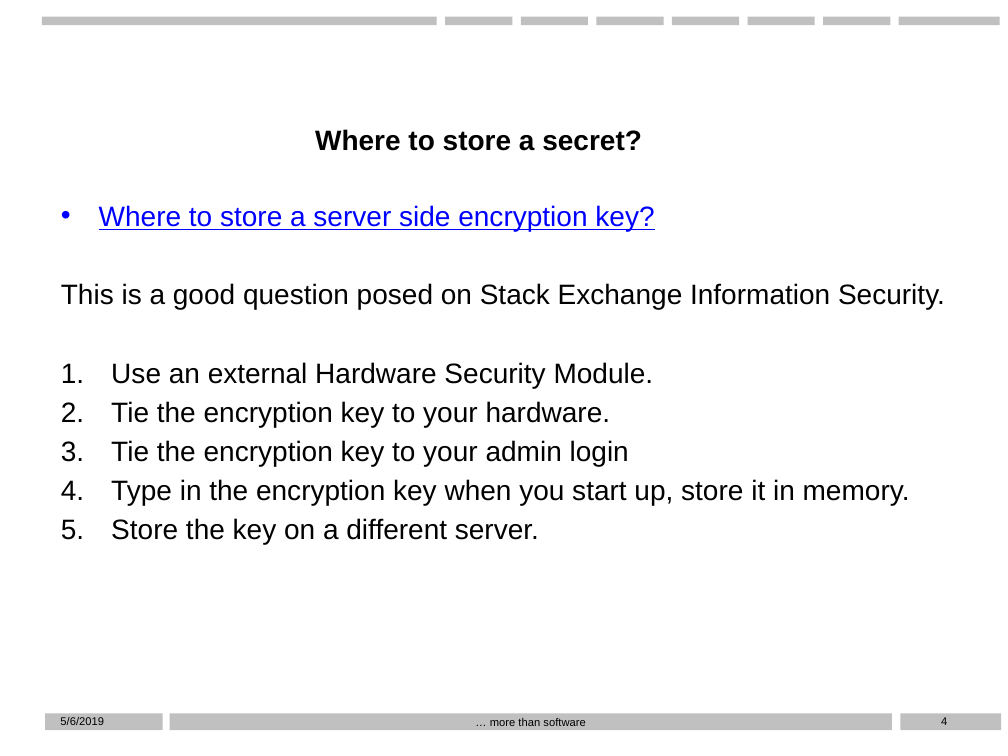
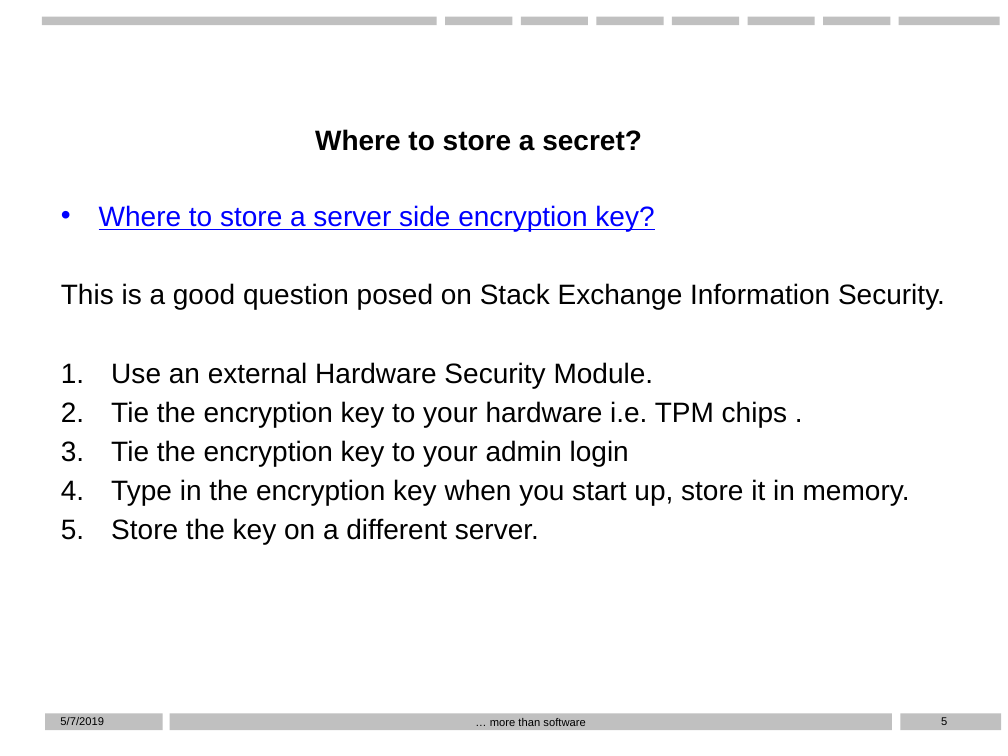
Before and after one commit to D76X/WPPresentation, a slide deck: slide 5 of Presentation.pptx (slide 4 before the commit). Drawn at 1008x756 pixels with LibreOffice and Linux fonts; fonts in the diff are those of the drawing; background and template pictures are left out. Boxes give left, top, right and bottom in pixels: in the first picture for what was removed or moved away, otherwise in the second. Text is boxed around its words. In the diff, an @@ line names an element or a change of style, - is before the commit and + after.

```diff
--- a/Presentation.pptx
+++ b/Presentation.pptx
@@ text at <box>111,401,787,427</box>: text changed @@
-2. Tie the encryption key to your hardware.
+2. Tie the encryption key to your hardware i.e. TPM chips .
@@ text at <box>60,717,104,725</box>: text changed @@
-5/6/2019
+5/7/2019
@@ page number at <box>941,717,947,725</box>: text changed @@
-4
+5
```
Also in this commit, not shown: 18 other slides changed.
